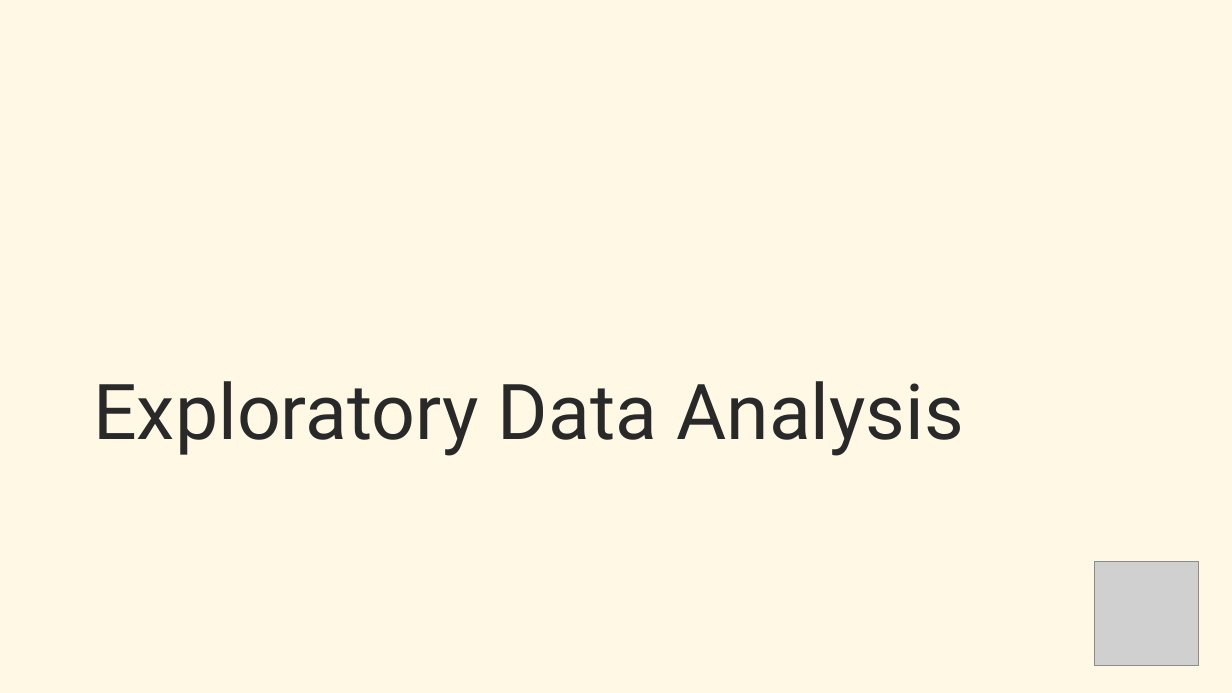
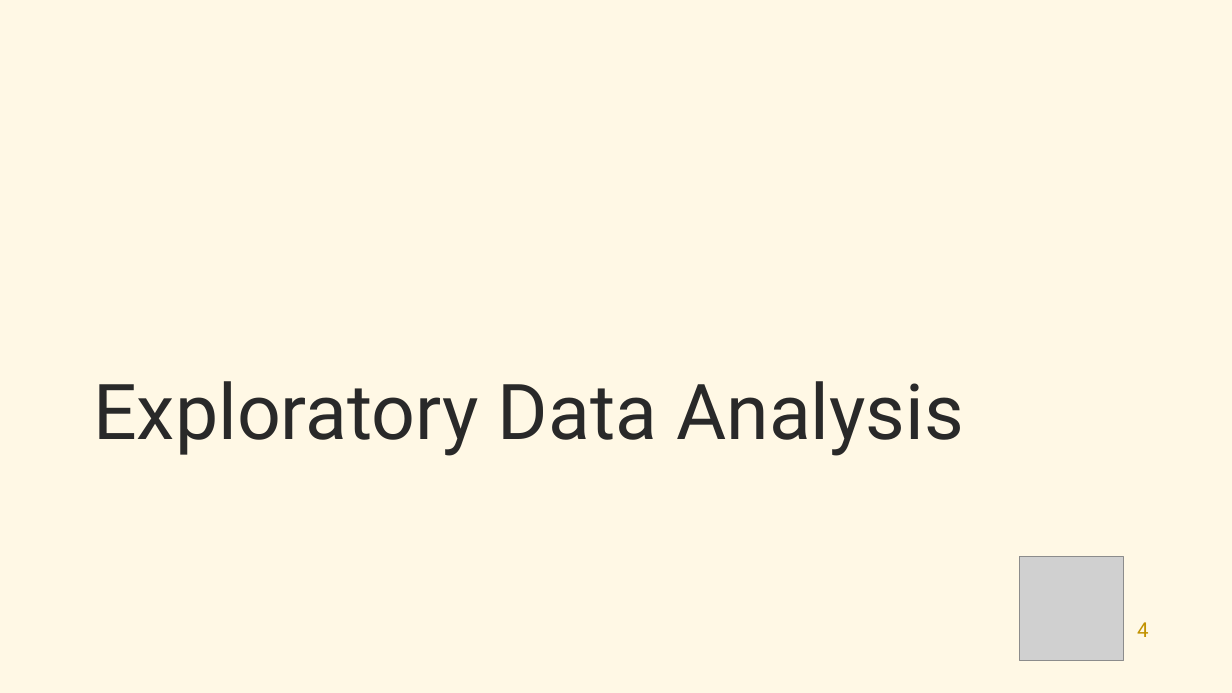
Before and after one commit to sahersoufan/IBM-Machine-Learning, a slide deck: slide 4 of Machine Learning Capstone/IBM Machine Learning Capstone - Recommendation System POC.pptx. Drawn at 1232x693 pixels with LibreOffice and Linux fonts; fonts in the diff are those of the drawing; grey boxes stand for pictures. Boxes give left, top, right and bottom in pixels: in the first picture for what was removed or moved away, otherwise in the second. Text is boxed around its words. In the diff, an @@ line names an element or a change of style, - is before the commit and + after.

```diff
--- a/Machine Learning Capstone/IBM Machine Learning Capstone - Recommendation System POC.pptx
+++ b/Machine Learning Capstone/IBM Machine Learning Capstone - Recommendation System POC.pptx
@@ picture added at (1020, 557, 1125, 662) @@
@@ picture removed at (1095, 561, 1200, 665) @@
@@ page number added at (1137, 622, 1149, 637), 16 pt, text #C29200 @@
+4
```
Also in this commit, not shown: 23 other slides changed.
